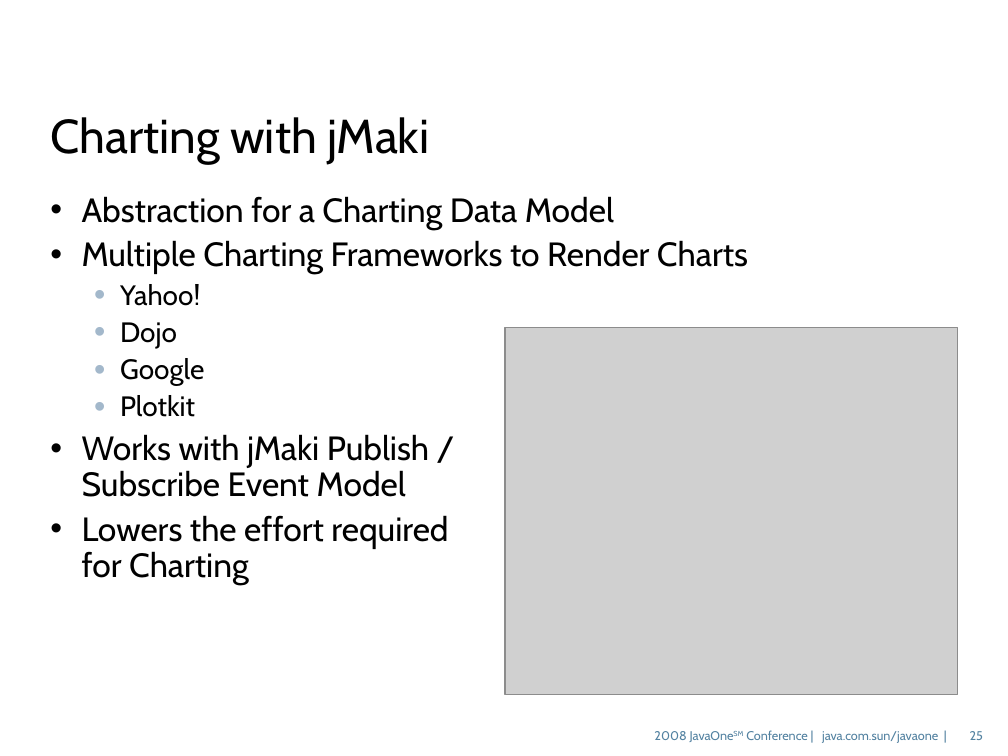
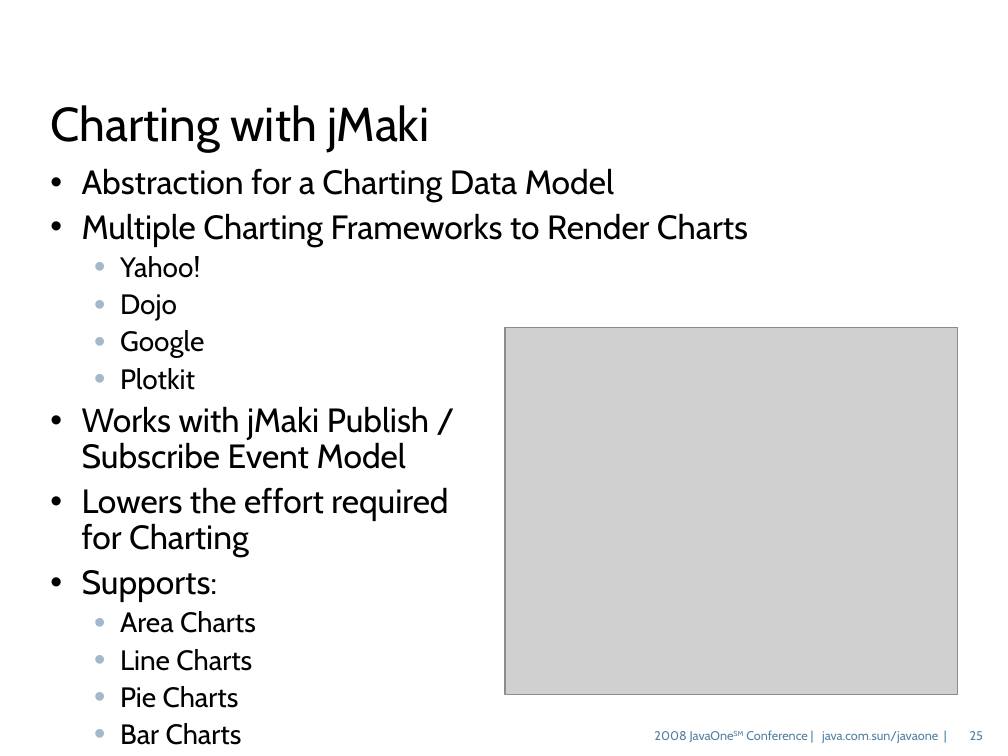
Before and after one commit to javaee/glassfish, a slide deck: slide 25 of v3/admingui/j1plugin/gfplugin/4520_gfplugin.odp. Drawn at 1008x756 pixels with LibreOffice and Linux fonts; fonts in the diff are those of the drawing; grey boxes stand for pictures; background and template pictures are left out. Boxes give left, top, right and bottom in pixels: in the first picture for what was removed or moved away, otherwise in the second. Text is boxed around its words. In the diff, an @@ line names an element or a change of style, - is before the commit and + after.

```diff
--- a/v3/admingui/j1plugin/gfplugin/4520_gfplugin.odp
+++ b/v3/admingui/j1plugin/gfplugin/4520_gfplugin.odp
@@ title "Charting with jMaki" moved from (x1=50, y1=117, x2=430, y2=164) to (x1=50, y1=105, x2=430, y2=152) @@
@@ text "Abstraction for a Charting Data ..." moved from (x1=82, y1=196, x2=748, y2=585) to (x1=82, y1=168, x2=748, y2=745) @@
@@ text at (x1=82, y1=570, x2=256, y2=745): paragraphs added @@
+• Supports:
+  • Area Charts
+  • Line Charts
+  • Pie Charts
+  • Bar Charts
```
Also in this commit, not shown: 4 other slides changed, 1 other file.
